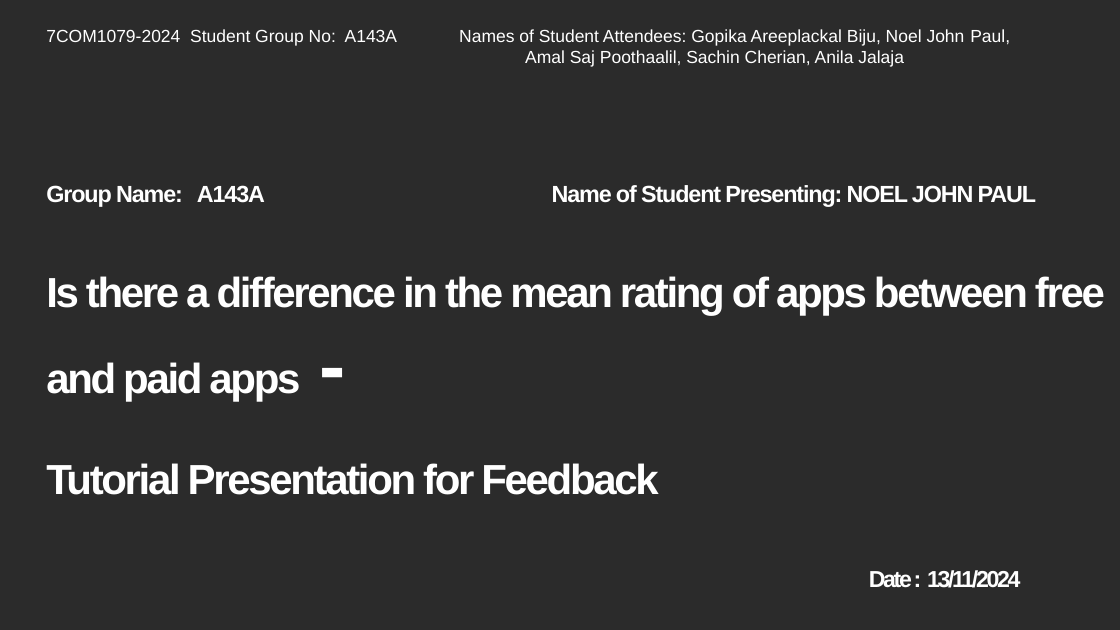
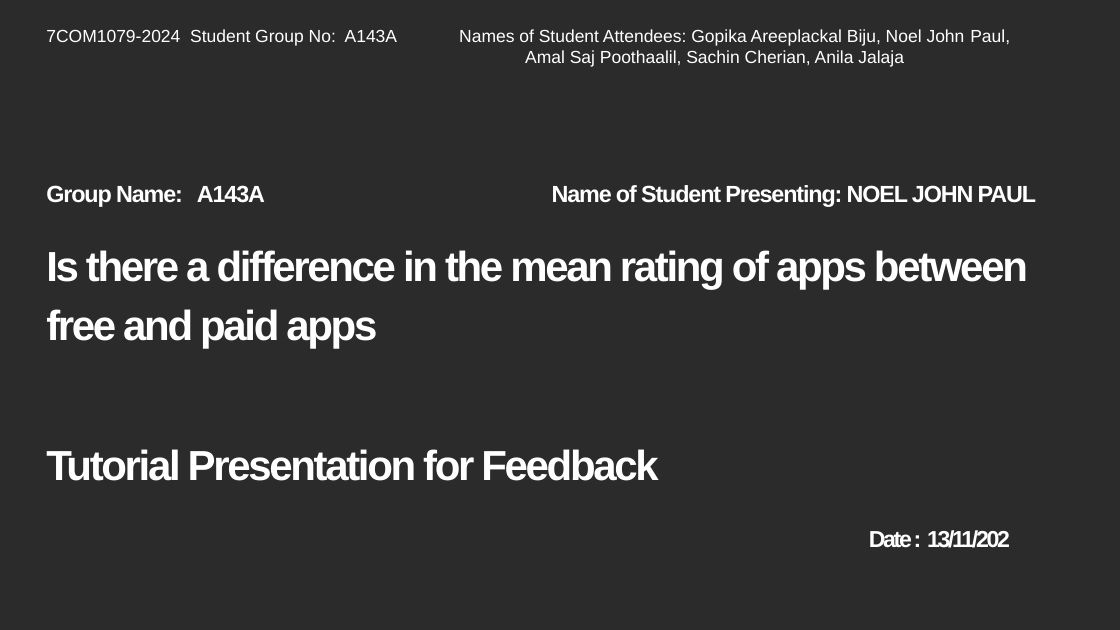
Before and after one commit to noelpaul07/A143A, a slide deck: slide 1 of reseach_question_presentation.pptx. Drawn at 1120x630 pixels with LibreOffice and Linux fonts; fonts in the diff are those of the drawing; background and template pictures are left out; a plain dark background stands for a picture behind light text. Boxes give left, top, right and bottom in pixels: in the first picture for what was removed or moved away, otherwise in the second. Text is boxed around its words. In the diff, an @@ line names an element or a change of style, - is before the commit and + after.

```diff
--- a/reseach_question_presentation.pptx
+++ b/reseach_question_presentation.pptx
@@ title at [46, 250, 1028, 548]: text changed @@
-Is there a difference in the mean rating of apps between free and paid apps -
-Tutorial Presentation for Feedback
-Date : 13/11/2024
+Is there a difference in the mean rating of apps between free and paid apps
+Tutorial Presentation for Feedback
+Date : 13/11/202
```
Also in this commit, not shown: 2 other slides changed.
